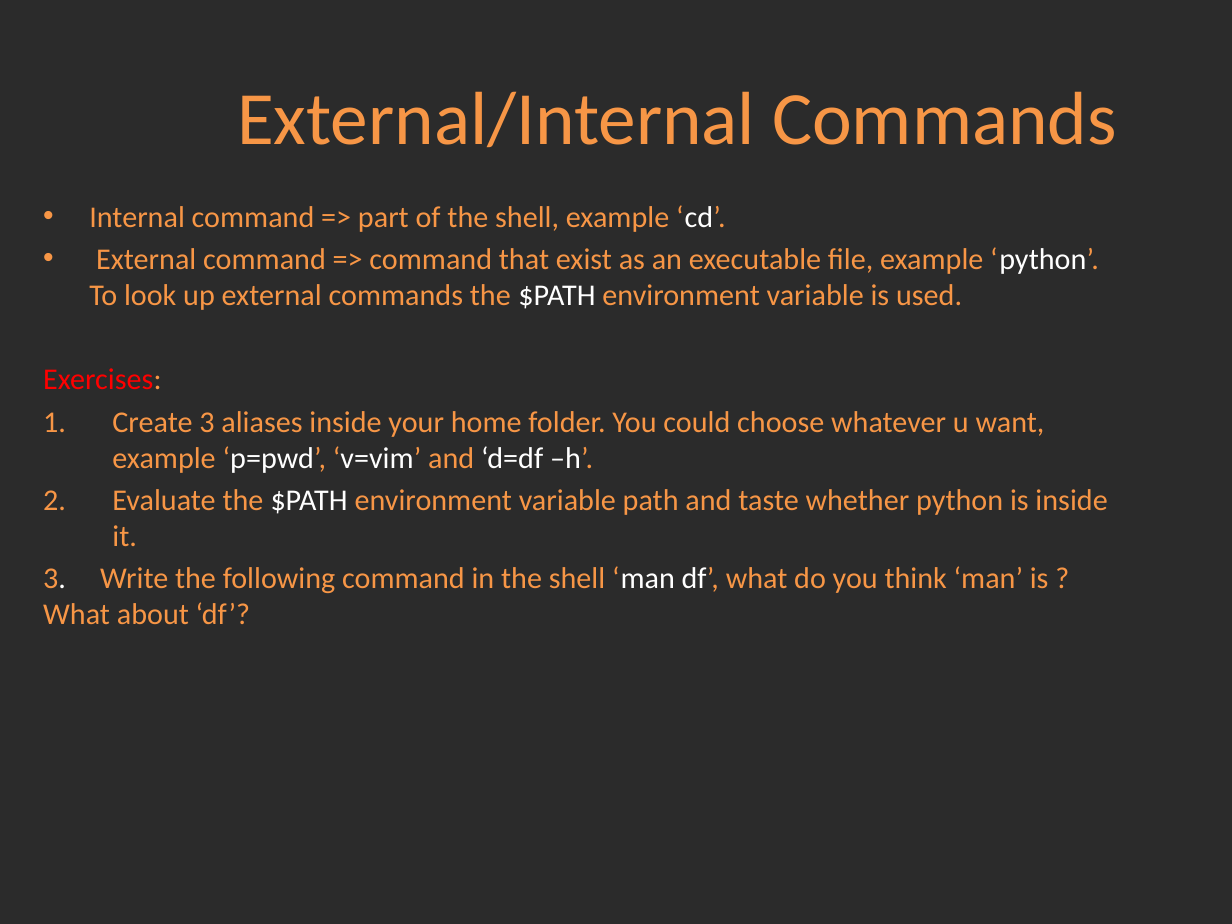
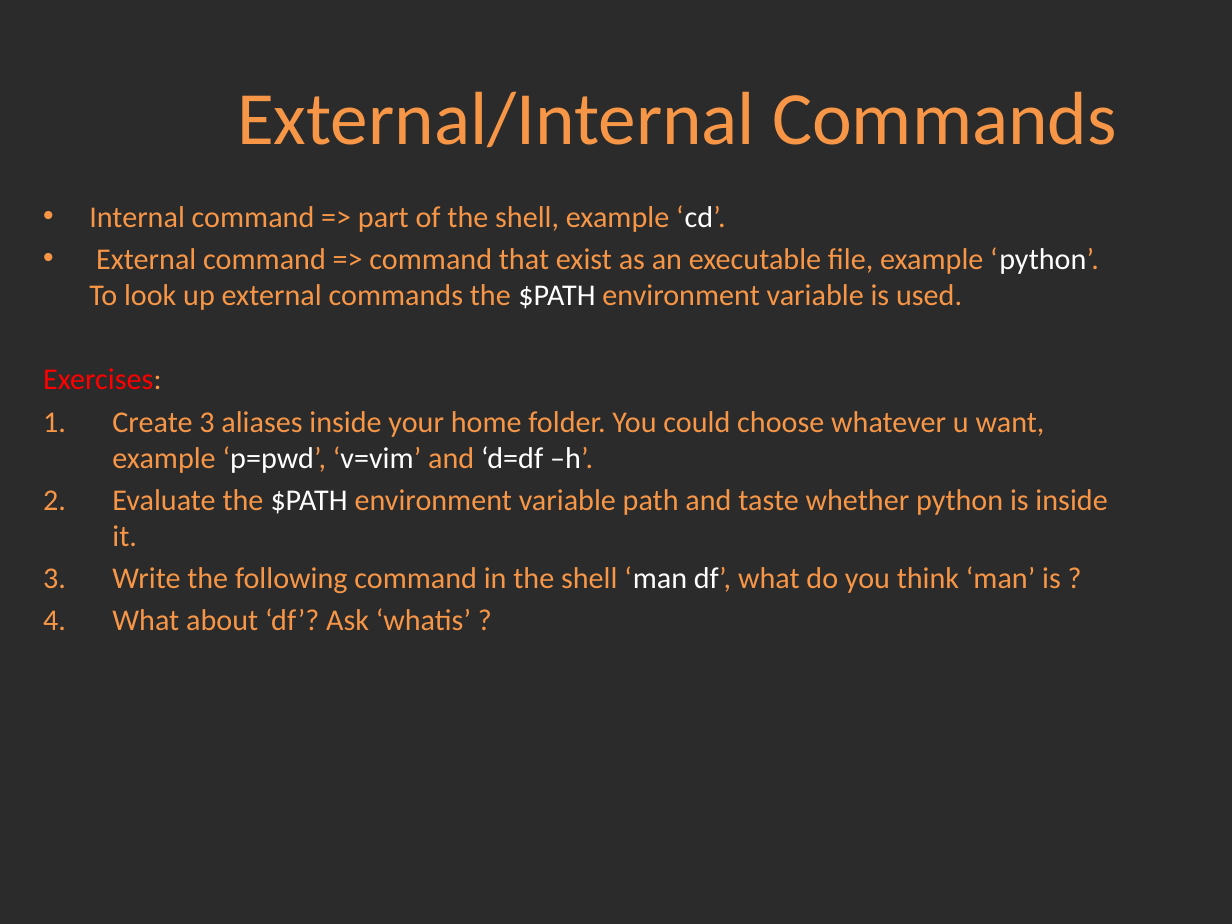
Before and after one commit to Academy-Soft-Intellect/Linux-Course, a slide deck: slide 2 of 2.Using_Essential_Tools/02-UsingEssentialTools.pptx. Drawn at 1232x924 pixels with LibreOffice and Linux fonts; fonts in the diff are those of the drawing; background and template pictures are left out; a plain dark background stands for a picture behind light text. Boxes give left, top, right and bottom in pixels: in the first picture for what was removed or moved away, otherwise in the second. Text is boxed around its words. In the diff, an @@ line names an element or a change of style, - is before the commit and + after.

```diff
--- a/2.Using_Essential_Tools/02-UsingEssentialTools.pptx
+++ b/2.Using_Essential_Tools/02-UsingEssentialTools.pptx
@@ text at box(112, 566, 1061, 630): text changed @@
-3. Write the following command in the shell ‘man df’, what do you think ‘man’ is ? What about ‘df’?
+3. Write the following command in the shell ‘man df’, what do you think ‘man’ is ?
+4. What about ‘df’? Ask ‘whatis’ ?
```
Also in this commit, not shown: 4 other slides changed, 1 other file.
